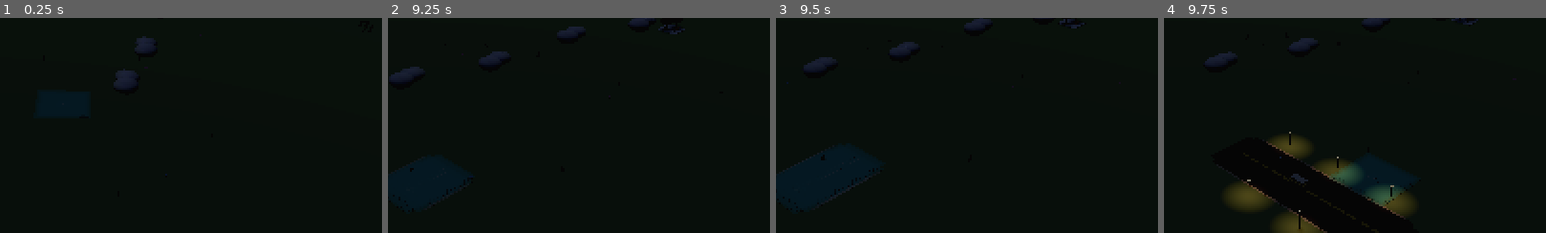
Above: before the commit, frames 1-4 (left to right).
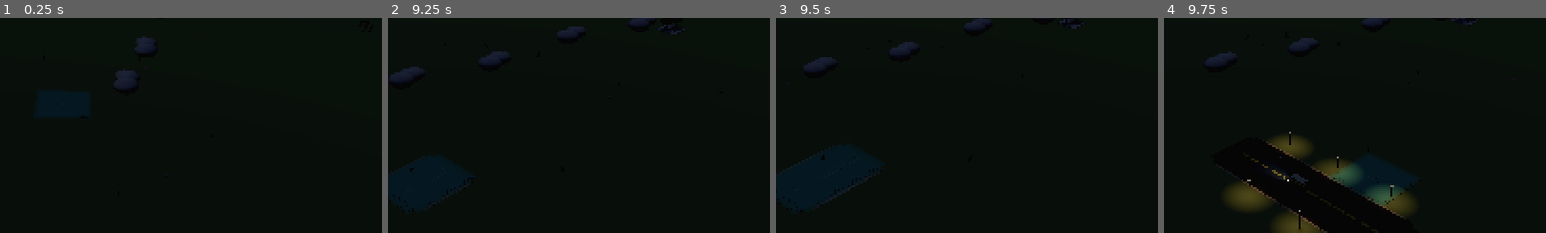
Above: after the commit, the same moments.

Repository: johnswaffles/my-backend-api
Game: Godot game, scene res://scenes/main_scene.tscn
Same seed, same stepped clock (60 frames per second), same inputs: the game is played once before the commit and once after it.
Inputs (mouse positions are % of the whole screen's width and height, from its top left):
- Up to frame 1 (0.25 s): no input
- Up to frame 2 (9.25 s): click "Build: Road" at 0.5 s; click "Place" at 1.25 s; click "Town" at 2 s; click "Ambient Base" at 2.75 s; click "Home" at 3.5 s; click "L" at 4.25 s; click "R" at 5 s; click "-" at 5.75 s; click "+" at 6.5 s; click "Music On" at 7.25 s; click "Music Off" at 8 s; move the mouse to (45, 70) at 8.77 s; hold W from 8.78 s (still down); tap 1 at 8.85 s; click (45, 70) at 8.92 s
- Up to frame 3 (9.5 s): keep holding W
- Up to frame 4 (9.75 s): release W at 9.5 s; drag from (80, 65) to (45, 70) at 9.52 s
The pictures show only the part of the screen within x 41-91%, y 30-80%; the shares and areas given below are measured in that part.

Frames 1-3 are identical in both runs. In frame 4, 0.1% of the frame differs, in the area x 23-33%, y 66-76%.
Error before the commit: Invalid call. Nonexistent function 'lock' in base 'Image'. (res://scripts/building_system.gd:4874)
Error after the commit: Invalid call. Nonexistent function 'lock' in base 'Image'. (res://scripts/building_system.gd:4906)

Commit message:
Standardize street lamp glow and add vehicle headlights

Diff:
--- a/cozy-builder-godot/scripts/building_system.gd
+++ b/cozy-builder-godot/scripts/building_system.gd
@@ -2724,6 +2724,7 @@
 	]:
 		var wheel := _add_local_cylinder(wheel_data, 0.05, 0.05, 0.04, tire_material, root)
 		wheel.rotation_degrees.z = 90.0
+	_add_vehicle_headlights_local(root, 0.39, 0.12, 0.15, 3.2, 0.34)
 	return root
 
 
@@ -2757,6 +2758,7 @@
 		var wheel := _add_local_cylinder(wheel_data, 0.06, 0.06, 0.05, _make_material("26252b", 0.98), root)
 		wheel.rotation_degrees.z = 90.0
 	_add_local_cylinder(Vector3(0.0, 0.92, 0.0), 0.02, 0.02, 0.64, _make_material("55514c", 0.92), root)
+	_add_vehicle_headlights_local(root, 0.66, 0.18, 0.18, 4.0, 0.42)
 	return root
 
 
@@ -4742,6 +4744,36 @@
 	glow.modulate = Color(1.0, 0.78, 0.4, 0.42)
 	glow.render_priority = 8
 	parent.add_child(glow)
+	var ground_glow := Sprite3D.new()
+	ground_glow.texture = _ensure_lamp_glow_texture(Color(1.0, 0.76, 0.4), 0.2)
+	ground_glow.billboard = 1
+	ground_glow.no_depth_test = true
+	ground_glow.shaded = false
+	ground_glow.double_sided = true
+	ground_glow.fixed_size = true
+	ground_glow.centered = true
+	ground_glow.pixel_size = 0.012
+	ground_glow.scale = Vector3(1.9, 1.9, 1.9)
+	ground_glow.position = Vector3(position_3d.x, 0.08, position_3d.z)
+	ground_glow.modulate = Color(1.0, 0.83, 0.45, 0.32)
+	ground_glow.render_priority = 7
+	parent.add_child(ground_glow)
+
+
+func _add_vehicle_headlights_local(parent: Node, front_z: float, half_width: float, light_y: float, light_range: float, light_energy: float) -> void:
+	var headlight_material := _make_material("fff5dd", 0.04, 0.0, true, "fff0b9", 1.25)
+	for side_sign in [-1.0, 1.0]:
+		var head_position := Vector3(half_width * side_sign, light_y, front_z)
+		_add_local_sphere(head_position, 0.05, 0.05, headlight_material, parent)
+		var beam := SpotLight3D.new()
+		beam.position = head_position + Vector3(0.0, 0.02, 0.0)
+		beam.rotation_degrees = Vector3(0.0, 180.0, 0.0)
+		beam.light_color = Color(1.0, 0.97, 0.86)
+		beam.light_energy = light_energy
+		beam.spot_range = light_range
+		beam.spot_angle = 28.0
+		beam.shadow_enabled = false
+		parent.add_child(beam)
 
 
 func _add_road_lamp_local(position_3d: Vector3, parent: Node) -> void:
Not shown, changed: public/godot-playtest/index.html
Not shown, changed: public/godot-playtest/index.pck
